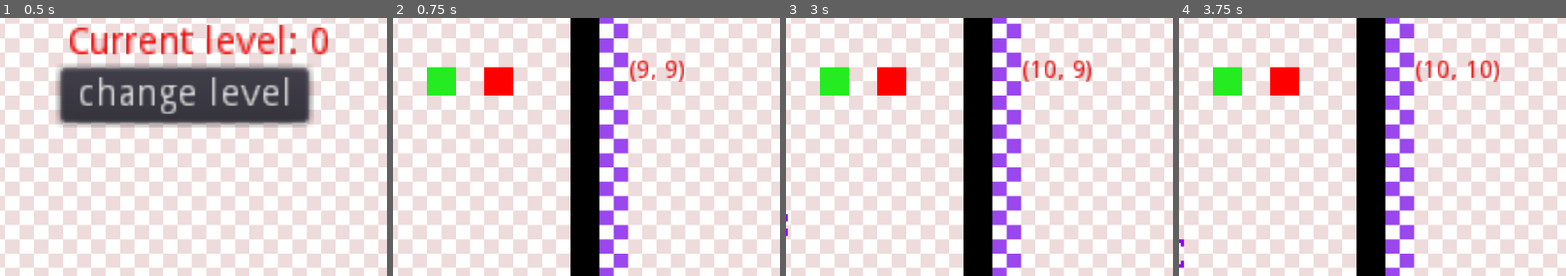
Above: before the commit, frames 1-4 (left to right).
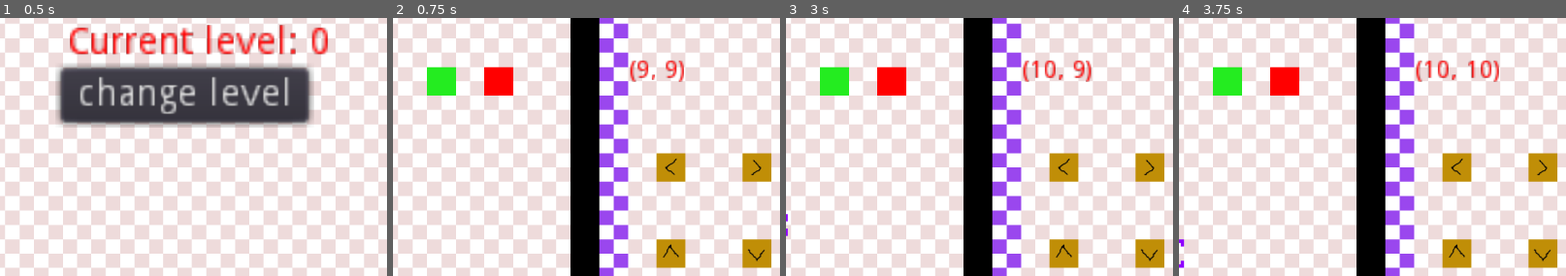
Above: after the commit, the same moments.

Repository: WIT-SCDS-F22-GAME-COOP/Zombie-Game
Game: Godot game, scene res://TSCN/Menu.tscn
The game is run twice, just before and just after one commit, with the same random seed, the same clock (stepped at 60 frames per second) and the same inputs. The engine's default icon, where the game draws it, is replaced by a stand-in: a white triangle on a blue panel in a dark square.
Inputs:
- Up to frame 1 (0.5 s): no input
- Up to frame 2 (0.75 s): click "start" at 0.5 s
- Up to frame 3 (3 s): click "BACK TO MENU" at 1.25 s; click "start" at 2 s; hold D (move_right) from 2.78 s (still down); tap Space (select) at 2.85 s
- Up to frame 4 (3.75 s): tap Enter at 3.5 s; release D (move_right) at 3.53 s; hold S (move_down) from 3.53 s (still down); tap Space (select) at 3.6 s
The pictures show only the part of the screen within x 40-90%, y 13-63%; the shares and areas given below are measured in that part.

Frame 1 is identical in both runs. In frame 2, 3.5% of the frame differs, in the area x 67-98%, y 52-97%; in frame 3, 3.5%; in frame 4, 3.5%.

Commit message:
Made movable action tiles

Diff:
--- a/Scripts/World.gd
+++ b/Scripts/World.gd
@@ -1,6 +1,8 @@
 extends Node
 
 var current_button = 0
+var selected_tile_pos = Vector2.ZERO
+var selected_tile = -1
 
 # Called when the node enters the scene tree for the first time.
 func _ready():
@@ -15,6 +17,17 @@
 
 	if current_button == 1 && Input.is_action_just_pressed("select"):
 		_on_Button_pressed()
+
+	if Input.is_action_just_pressed("select"):
+		if ($ActionTile.get_cell($Cursor.tile_position.x, $Cursor.tile_position.y) != -1):
+			selected_tile_pos = $Cursor.tile_position
+			selected_tile = $ActionTile.get_cell($Cursor.tile_position.x, $Cursor.tile_position.y)
+		elif (selected_tile != -1 && $TileMap.get_cell($Cursor.tile_position.x, $Cursor.tile_position.y) == 1):
+			$ActionTile.set_cell($Cursor.tile_position.x, $Cursor.tile_position.y, selected_tile, false,false,false, Vector2(0,0))
+			$ActionTile.set_cell(selected_tile_pos.x, selected_tile_pos.y, -1, false,false,false, Vector2(0,0))
+			selected_tile = -1
+
+
 
 
 func level_specific():
--- a/TSCN/World.tscn
+++ b/TSCN/World.tscn
@@ -146,6 +146,64 @@
 [sub_resource type="RectangleShape2D" id=4]
 extents = Vector2( 66.8, 12.2 )
 
+[sub_resource type="TileSet" id=5]
+0/name = "placeholder_tiles.png 0"
+0/texture = ExtResource( 1 )
+0/tex_offset = Vector2( 0, 0 )
+0/modulate = Color( 1, 1, 1, 1 )
+0/region = Rect2( 0, 64, 64, 64 )
+0/tile_mode = 0
+0/occluder_offset = Vector2( 0, 0 )
+0/navigation_offset = Vector2( 0, 0 )
+0/shape_offset = Vector2( 0, 0 )
+0/shape_transform = Transform2D( 1, 0, 0, 1, 0, 0 )
+0/shape_one_way = false
+0/shape_one_way_margin = 0.0
+0/shapes = [  ]
+0/z_index = 0
+1/name = "placeholder_tiles.png 1"
+1/texture = ExtResource( 1 )
+1/tex_offset = Vector2( 0, 0 )
+1/modulate = Color( 1, 1, 1, 1 )
+1/region = Rect2( 64, 64, 64, 64 )
+1/tile_mode = 0
+1/occluder_offset = Vector2( 0, 0 )
+1/navigation_offset = Vector2( 0, 0 )
+1/shape_offset = Vector2( 0, 0 )
+1/shape_transform = Transform2D( 1, 0, 0, 1, 0, 0 )
+1/shape_one_way = false
+1/shape_one_way_margin = 0.0
+1/shapes = [  ]
+1/z_index = 0
+2/name = "placeholder_tiles.png 2"
+2/texture = ExtResource( 1 )
+2/tex_offset = Vector2( 0, 0 )
+2/modulate = Color( 1, 1, 1, 1 )
+2/region = Rect2( 128, 64, 64, 64 )
+2/tile_mode = 0
+2/occluder_offset = Vector2( 0, 0 )
+2/navigation_offset = Vector2( 0, 0 )
+2/shape_offset = Vector2( 0, 0 )
+2/shape_transform = Transform2D( 1, 0, 0, 1, 0, 0 )
+2/shape_one_way = false
+2/shape_one_way_margin = 0.0
+2/shapes = [  ]
+2/z_index = 0
+3/name = "placeholder_tiles.png 3"
+3/texture = ExtResource( 1 )
+3/tex_offset = Vector2( 0, 0 )
+3/modulate = Color( 1, 1, 1, 1 )
+3/region = Rect2( 192, 64, 64, 64 )
+3/tile_mode = 0
+3/occluder_offset = Vector2( 0, 0 )
+3/navigation_offset = Vector2( 0, 0 )
+3/shape_offset = Vector2( 0, 0 )
+3/shape_transform = Transform2D( 1, 0, 0, 1, 0, 0 )
+3/shape_one_way = false
+3/shape_one_way_margin = 0.0
+3/shapes = [  ]
+3/z_index = 0
+
 [node name="Node" type="Node"]
 script = ExtResource( 2 )
 
@@ -204,6 +262,11 @@
 "_edit_lock_": true
 }
 
+[node name="ActionTile" type="TileMap" parent="."]
+tile_set = SubResource( 5 )
+format = 1
+tile_data = PoolIntArray( 458772, 0, 0, 458775, 1, 0, 655380, 2, 0, 655383, 3, 0 )
+
 [connection signal="pressed" from="Button" to="." method="_on_Button_pressed"]
 [connection signal="area_entered" from="Button/Area2D" to="." method="_Back_Button_Entered"]
 [connection signal="area_exited" from="Button/Area2D" to="." method="_Back_Button_Left"]
Not shown: 1 places in TSCN/World.tscn that only renumber resources
